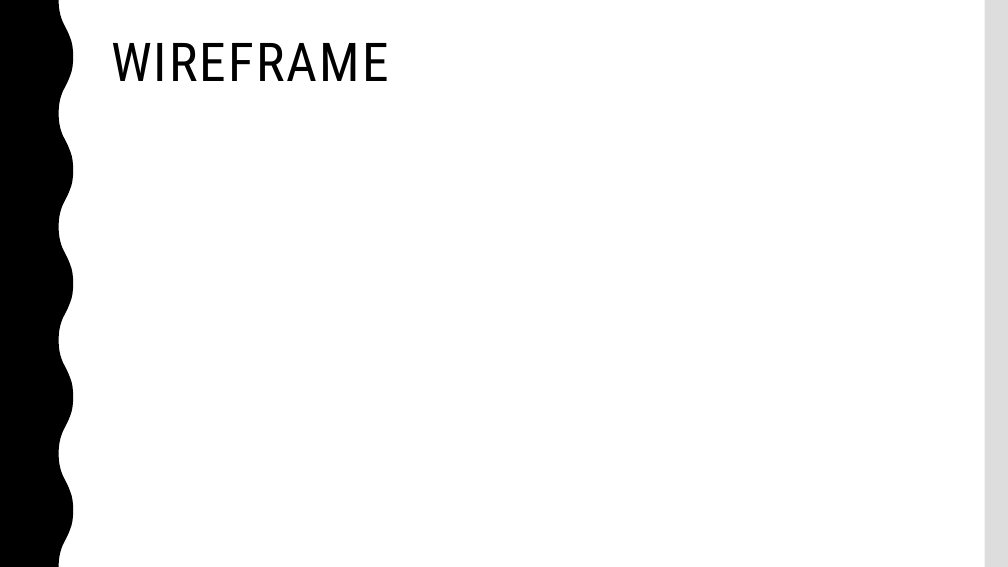
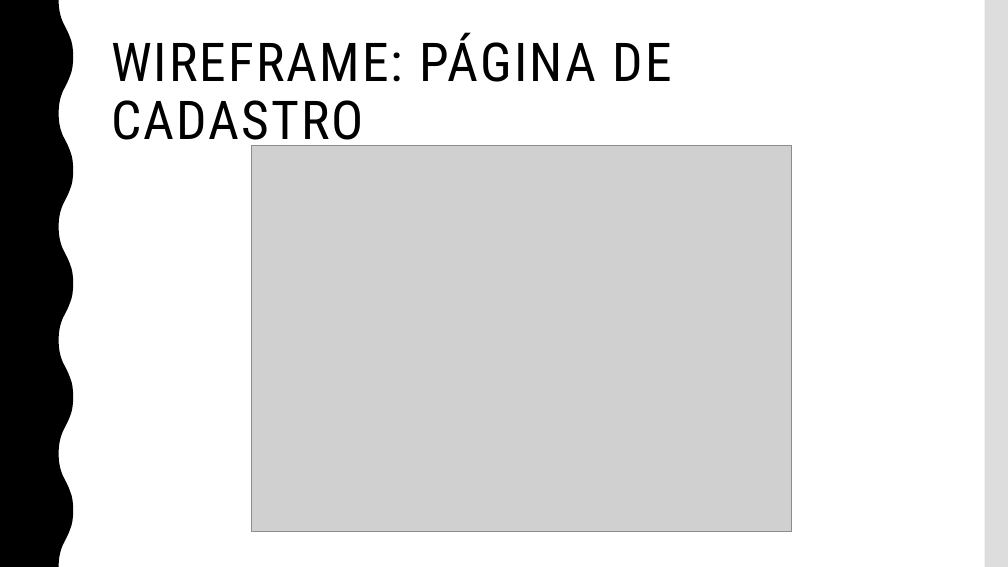
Before and after one commit to lucasdeaquino/TCC-armarios, a slide deck: slide 9 of Ricardo/2 Previaesse.pptx (slide 10 before the commit). Drawn at 1008x567 pixels with LibreOffice and Linux fonts; fonts in the diff are those of the drawing; grey boxes stand for pictures; background and template pictures are left out. Boxes give left, top, right and bottom in pixels: in the first picture for what was removed or moved away, otherwise in the second. Text is boxed around its words. In the diff, an @@ line names an element or a change of style, - is before the commit and + after.

```diff
--- a/Ricardo/2 Previaesse.pptx
+++ b/Ricardo/2 Previaesse.pptx
@@ title at bbox=[111, 33, 672, 152]: text changed @@
-WIREFRAME
+WIREFRAME: PÁGINA DE CADASTRO
@@ picture added at bbox=[251, 145, 791, 532] @@
```
Also in this commit, not shown: 8 other slides changed, 6 slides added, 3 slides removed, 2 other files.
